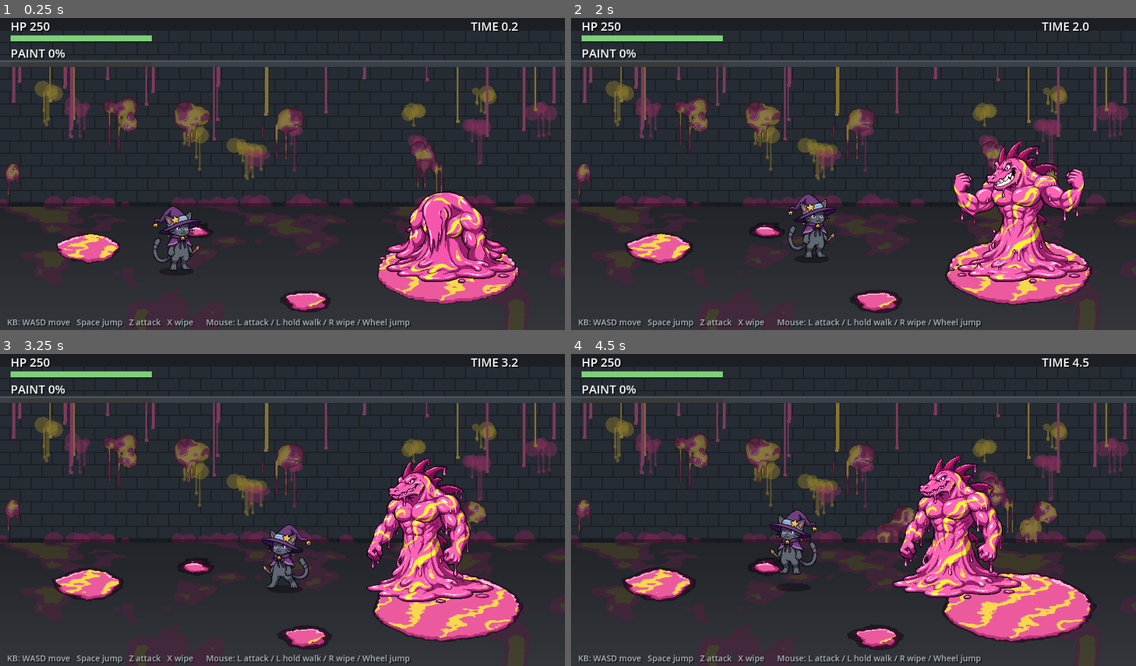
Above: before the commit, frames 1-4 (two rows, left to right).
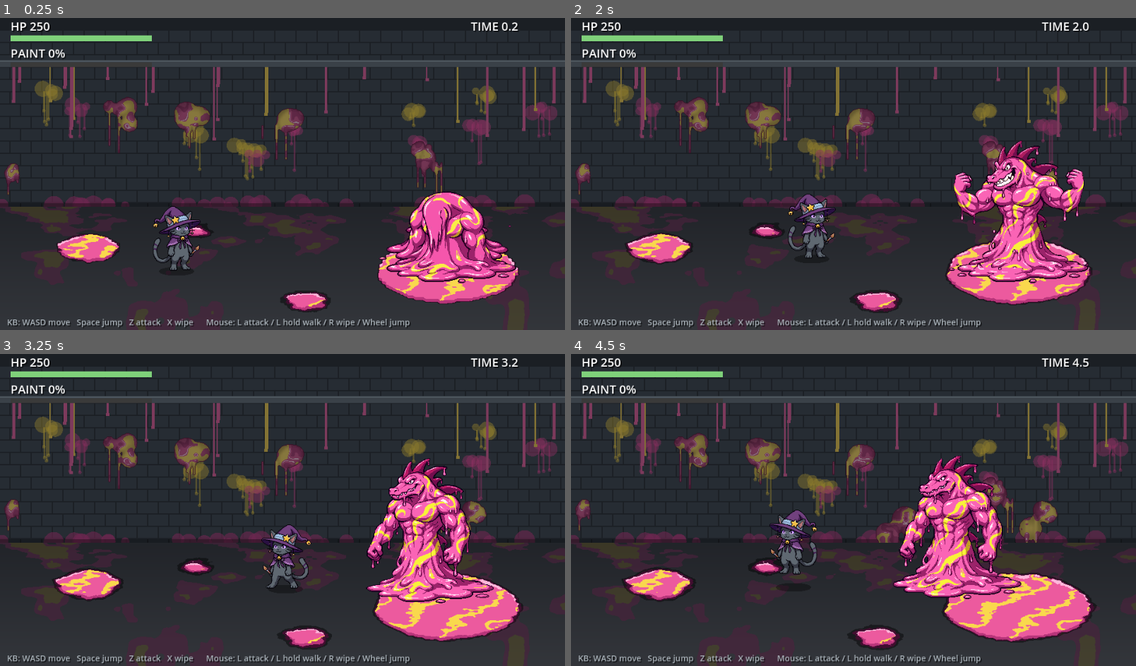
Above: after the commit, the same moments.

Repository: Dekaimo/sewer_proto
Game: Godot game, scene res://main.tscn
The game is run twice, just before and just after one commit, with the same random seed, the same clock (stepped at 60 frames per second) and the same inputs.
Inputs (mouse positions are in pixels of both pictures, inside the frame that each line leads up to):
- Up to frame 1 (0.25 s): no input
- Up to frame 2 (2 s): move the mouse to (977, 155) at 0.52 s; hold Right (right) 0.53-1.25 s; tap Z (attack) at 0.6 s; click (977, 155) at 0.67 s; tap Space (jump) at 0.77 s; drag from (740, 186) to (825, 236) at 1.27 s
- Up to frame 3 (3.25 s): move the mouse to (339, 438) at 2.02 s; hold Right (right) 2.03-2.75 s; tap J at 2.1 s; drag from (254, 572) to (113, 460) at 2.77 s
- Up to frame 4 (4.5 s): move the mouse to (1023, 553) at 3.52 s; hold Left (left) 3.53-4.25 s; tap Z (attack) at 3.6 s; tap Space (jump) at 3.77 s; drag from (684, 460) to (768, 428) at 4.27 s

The runs differ from the first frame. In frame 1, less than 0.1% of the frame differs, in the area x 10-92%, y 30-94%; in frame 2, less than 0.1%; in frame 3, less than 0.1%; in frame 4, less than 0.1%, in the area x 1-92%, y 30-94%.

Commit message:
8-bit goop textures (mobile), heavier splatter on grabs, no inset for wani drag, irregular struggle mound, oozing emergence before finishers
Co-Authored-By: Claude Opus 5.5 <noreply@anthropic.com>
Claude-Session: https://claude.ai/code/session_016eaBthCvKzWp812yLXmusx

Diff:
--- a/enemy.gd
+++ b/enemy.gd
@@ -41,6 +41,7 @@
 var front: Node2D        # 床の盛り上がりを手前に描く
 var mound: Sprite2D
 var mound_frames: Array[Texture2D] = []
+var mound_player = GooMound.Player.new()
 var anim_t := 0.0
 var sprite: Sprite2D
 var emerge_frames: Array[Texture2D] = []
@@ -104,8 +105,10 @@
 		# 盛り上がったドロドロ（沈みはじめは小さめにせり上がる）
 		if mound_frames.size() == 8 and (state == "under" or under_t > 0.75):
 			mound.visible = true
-			mound.texture = mound_frames[int(under_t * 11.0) % 8]
-			mound.flip_h = facing > 0
+			var mp: Array = mound_player.step(delta, 0.7)
+			mound.texture = mound_frames[mp[0]]
+			mound.position = mp[1]
+			mound.flip_h = mp[2]
 		return
 
 	if state == "emerge":
@@ -278,6 +281,11 @@
 				t = 0.9
 		"hold":
 			_update_hold_sprite(delta, p)
+			# 締め付けている間も、まわりにペンキがボタボタ広がっていく
+			if fmod(hold_t, 0.5) < delta:
+				main.add_goop(position + Vector2(randf_range(-90, 90), randf_range(-25, 25)), randf_range(50, 100), 0.35)
+				if randf() < 0.5:
+					main.splat_wall(Vector2(position.x + randf_range(-160, 160), main.FLOOR_TOP - randf_range(10, 150)), randf_range(25, 45))
 			# しばらく抱えたら、そのまま床のドロドロの中へ引きずり込む
 			if hold_t > pull_at and slide_v == 0.0 and p.state == "grabbed":
 				state = "pulldown"
@@ -460,7 +468,7 @@
 			sprite.visible = false
 			state = "under"
 			under_t = 0.0
-			view_mode = "inside" if randf() < 0.5 else "splat"
+			view_mode = "splat"   # 小窓（胃袋の中）はサメ専用。ワニの地中は床の噴き上がりで見せる
 			p.get_swallowed(self, false)
 		return
 	# 地中：主人公を抱えたまま床の下を這い回る
@@ -504,9 +512,11 @@
 	for i in 7:
 		p.add_dirt(p.random_body_point(), 3)
 	p.damage(6.0)
-	for i in 3:
-		main.splat_wall(Vector2(p.position.x + randf_range(-120.0, 120.0), p.position.y - randf_range(50.0, 220.0)), randf_range(30.0, 55.0))
-	main.add_goop(p.position, 160.0, 0.4)
+	for i in 6:
+		main.splat_wall(Vector2(p.position.x + randf_range(-220.0, 220.0), p.position.y - randf_range(50.0, 260.0)), randf_range(35.0, 70.0))
+	main.add_goop(p.position, 260.0, 0.6)
+	for i in 4:
+		main.add_goop(p.position + Vector2(randf_range(-200, 200), randf_range(-40, 40)), randf_range(40, 90), 0.5)
 	main.sfx.play("assist")
 
 
--- a/finisher.gd
+++ b/finisher.gd
@@ -12,7 +12,7 @@
 	"hug": {"title": "SUNK IN THE PUDDLE", "sub": "hugged down into the paint", "frames": "wani_swallow", "n": 9, "fps": 7.0, "feet": 253},
 	"shark": {"title": "BURPED OUT", "sub": "only the hat came back", "frames": "fin_shark", "n": 9, "fps": 6.0, "feet": 226},
 	"wani": {"title": "SHOWN OFF", "sub": "held up like a trophy", "frames": "fin_wani", "n": 9, "fps": 6.0, "feet": 232},
-	"duo": {"title": "HIGH FIVE", "sub": "teamwork makes the dream work", "frames": "fin_duo", "n": 9, "fps": 6.0, "feet": 232},
+	"duo": {"title": "HIGH FIVE", "sub": "teamwork makes the dream work", "frames": "fin_duo2", "n": 9, "fps": 6.0, "feet": 232},
 }
 const ORDER := ["hug", "shark", "wani", "duo"]
 const GALLERY := "user://gallery.cfg"
@@ -23,6 +23,9 @@
 var pre := 0.0          # 本編の前の「地中でとどめ」の時間（duo）
 var frames: Array[Texture2D] = []
 var sprite: Sprite2D
+var strands: Node2D       # 床から体へ伸びる糸（手前に描く）
+var rise := 0.0           # 床からゆっくり出てくる時間
+var rise_k := 1.0         # 0=まだ床の中 1=全身が出た
 var done := false
 var is_new := false
 
@@ -39,6 +42,10 @@
 	if frames.is_empty() and ResourceLoader.exists("res://assets/%s_key.png" % info.frames):
 		frames.append(load("res://assets/%s_key.png" % info.frames))
 	pre = 2.4 if kind == "duo" else 0.0
+	# サメとワニは、最初のコマのまま床から「ネバァ…」と糸を引きながらゆっくり出てくる
+	rise = 1.6 if kind == "shark" or kind == "wani" else 0.0
+	if kind == "duo" and not ResourceLoader.exists("res://assets/fin_duo2_0.png"):
+		rise = 1.6
 	is_new = _record()
 
 
@@ -47,6 +54,9 @@
 	sprite.centered = false
 	sprite.visible = false
 	add_child(sprite)
+	strands = Node2D.new()
+	strands.draw.connect(_draw_strands)
+	add_child(strands)
 	z_index = 3000
 
 
@@ -67,6 +77,28 @@
 		done = true
 		return
 	var info: Dictionary = INFO[kind]
+	strands.queue_redraw()
+	if tt < rise:
+		# 床から少しずつせり上がる（絵の上から見えている分だけ切り出す）
+		rise_k = ease(tt / rise, 0.6)
+		var full: float = info.feet
+		var vh: float = maxf(full * rise_k, 1.0)
+		sprite.visible = true
+		sprite.texture = frames[0]
+		sprite.region_enabled = true
+		sprite.region_rect = Rect2(0, 0, frames[0].get_width(), vh)
+		sprite.offset = Vector2(-frames[0].get_width() / 2.0, -vh)
+		sprite.position = Vector2(sin(tt * 9.0) * 1.5, 0).round()
+		if tt < delta * 1.5:
+			main.zoom_moment(position + Vector2(0, -120), rise + frames.size() / float(info.fps) + 0.8)
+			main.sfx.play("gurgle", 0.0)
+		if fmod(tt, 0.4) < delta:
+			main.sfx.play_any(["gurgle", "grab_loop"], -2.0)
+		return
+	rise_k = 1.0
+	sprite.region_enabled = false
+	sprite.position = Vector2.ZERO
+	tt -= rise
 	var dur: float = frames.size() / float(info.fps)
 	var i := clampi(int(tt * info.fps), 0, frames.size() - 1)
 	sprite.visible = true
@@ -75,8 +107,47 @@
 	# 最後のコマで少し止めてから画面を出す
 	if tt > dur + 0.8:
 		done = true
-	if tt < 0.05:
+	if tt < 0.05 and rise == 0.0:
 		main.zoom_moment(position + Vector2(0, -120), dur + 0.8)
+
+
+## 出てくる途中：床と体のあいだに、太い糸が何本も引っ張られて伸びる（伸びきると細くなってちぎれる）
+func _draw_strands() -> void:
+	if not sprite.visible or kind == "hug":
+		return
+	var tt := t - pre
+	var k := rise_k if tt < rise else clampf(1.0 - (tt - rise) / 0.7, 0.0, 1.0)
+	if k <= 0.0:
+		return
+	var dark := Color("5a1240")
+	var pink := Color("ec5a9e")
+	var light := Color("f489bd")
+	# 足元の水たまりの縁
+	draw_set_transform(Vector2(0, 2), 0.0, Vector2(1.0, 0.26))
+	draw_circle(Vector2.ZERO, 110.0, dark)
+	draw_circle(Vector2.ZERO, 104.0, pink)
+	draw_set_transform(Vector2.ZERO, 0.0, Vector2.ONE)
+	var info: Dictionary = INFO[kind]
+	var top: float = -minf(info.feet * rise_k, 120.0)   # 糸がくっついている高さ
+	for i in 7:
+		var x := (i - 3) * 26.0 + sin(i * 1.7) * 8.0
+		var h := top * (0.35 + 0.65 * fmod(i * 0.37, 1.0))
+		if tt >= rise and i % 2 == 0 and tt - rise > 0.25:
+			continue   # 出きったら半分の糸からちぎれていく
+		var thick := (6.0 + 3.0 * (i % 3)) * k
+		var n := 10
+		for j in n:
+			var a := float(j) / n
+			var b := float(j + 1) / n
+			# 真ん中ほど細い（引っ張られて伸びている）
+			var w := thick * (0.3 + 0.7 * absf(a - 0.5) * 2.0)
+			var sway := sin(t * 3.0 + i) * 4.0 * (1.0 - absf(a - 0.5) * 2.0)
+			var y0 := h * a
+			var y1 := h * b
+			draw_rect(Rect2(roundf(x + sway - w * 0.5) - 1, roundf(y1), roundf(w) + 2, roundf(y0 - y1) + 1), dark)
+			draw_rect(Rect2(roundf(x + sway - w * 0.5), roundf(y1), roundf(w), roundf(y0 - y1) + 1), light if j % 4 == 1 else pink)
+		draw_circle(Vector2(x, 0), thick * 0.9 + 2.0, dark)
+		draw_circle(Vector2(x, 0), thick * 0.9, pink)
 
 
 ## とどめの間の小窓の様子（belly_view が読む）
--- a/goo_mound.gd
+++ b/goo_mound.gd
@@ -76,3 +76,41 @@
 		if ResourceLoader.exists(path):
 			arr.append(load(path))
 	return arr
+
+
+## 盛り上がりの再生を不規則にする（暴れる→ぐったり→また暴れる、向きや位置もばらつく）
+class Player extends RefCounted:
+	var acc := 0.0
+	var mode_t := 0.0
+	var speed := 8.0
+	var dir := 1.0
+	var shake := 0.0
+	var flip := false
+	var drift := 0.0
+	var drift_to := 0.0
+	var t := 0.0
+
+	## 戻り値: [コマ番号, ずらし量 Vector2, 左右反転]
+	func step(delta: float, intensity: float) -> Array:
+		t += delta
+		mode_t -= delta
+		if mode_t <= 0.0:
+			if randf() < 0.45 + 0.4 * intensity:
+				# 暴れる：速く、揺れる、ときどき逆回し
+				mode_t = randf_range(0.25, 0.7)
+				speed = randf_range(14.0, 24.0) * (0.8 + intensity * 0.4)
+				shake = randf_range(2.0, 5.0) * (0.6 + intensity)
+				dir = -1.0 if randf() < 0.3 else 1.0
+			else:
+				# ぐったり／力をためる：ゆっくり、ほぼ止まる
+				mode_t = randf_range(0.4, 1.1)
+				speed = randf_range(2.0, 6.0)
+				shake = 0.0
+			if randf() < 0.35:
+				flip = not flip
+			drift_to = randf_range(-14.0, 14.0)
+		drift = move_toward(drift, drift_to, 30.0 * delta)
+		acc += speed * dir * delta
+		var idx := posmod(int(acc), 8)
+		var off := Vector2(drift + sin(t * 41.0) * shake, -absf(sin(t * 23.0)) * shake * 0.6)
+		return [idx, off.round(), flip]
--- a/main.gd
+++ b/main.gd
@@ -120,7 +120,11 @@
 	_update_mess(delta)
 	if goop_dirty:
 		goop_dirty = false
-		goop_img.set_data(goop_w, goop_h, false, Image.FORMAT_RF, goop.to_byte_array())
+		var bytes := PackedByteArray()
+		bytes.resize(goop.size())
+		for i in goop.size():
+			bytes[i] = int(clampf(goop[i], 0.0, 1.0) * 255.0)
+		goop_img.set_data(goop_w, goop_h, false, Image.FORMAT_R8, bytes)
 		goop_tex.update(goop_img)
 
 
@@ -250,7 +254,8 @@
 	goop_w = int(VIEW_W / GOOP_CX)
 	goop_h = int((VIEW_H - FLOOR_TOP) / GOOP_CY)
 	goop.resize(goop_w * goop_h)
-	goop_img = Image.create(goop_w, goop_h, false, Image.FORMAT_RF)
+	# 8bit（スマホのブラウザでも線形補間できる形式）
+	goop_img = Image.create(goop_w, goop_h, false, Image.FORMAT_R8)
 	goop_tex = ImageTexture.create_from_image(goop_img)
 	# 最初からあちこちにドロドロがある
 	add_goop(Vector2(150, 400), 110.0, 0.8)
@@ -305,7 +310,7 @@
 
 # ---------- 壁のペンキと、全体の汚れの進行 ----------
 func _init_wall() -> void:
-	wall_img = Image.create(int(VIEW_W) / WALL_CELL, int(ceil(FLOOR_TOP / WALL_CELL)), false, Image.FORMAT_RF)
+	wall_img = Image.create(int(VIEW_W) / WALL_CELL, int(ceil(FLOOR_TOP / WALL_CELL)), false, Image.FORMAT_R8)
 	wall_tex = ImageTexture.create_from_image(wall_img)
 	# 最初から少し汚れている
 	for i in 6:
--- a/shark.gd
+++ b/shark.gd
@@ -32,6 +32,7 @@
 var gurgle_t := 0.0
 var mound: Sprite2D
 var mound_frames: Array[Texture2D] = []
+var mound_player = GooMound.Player.new()
 var wander := 0.0
 var sprite: Sprite2D
 var tex_base: Texture2D
@@ -118,8 +119,10 @@
 	# 引き回し中：床のドロドロが大きく盛り上がって蠢く（中に獲物）
 	mound.visible = state == "drag" and mound_frames.size() == 8
 	if mound.visible:
-		mound.texture = mound_frames[int(t * (14.0 if caught_wani != null else 10.0)) % 8]
-		mound.flip_h = facing > 0
+		var mp: Array = mound_player.step(get_process_delta_time(), 1.0 if caught_wani != null else 0.5)
+		mound.texture = mound_frames[mp[0]]
+		mound.position = mp[1]
+		mound.flip_h = mp[2]
 		sprite.visible = false
 		collar.visible = false
 	else:
@@ -171,8 +174,10 @@
 	var end := (2.45 if gulped_solo else (1.9 if gulped_combo else 1.25)) if b2 else (0.95 if anims.has("breach") else 0.7)
 	if t >= bite and not has_meta("gulped"):
 		set_meta("gulped", true)
-		main.add_goop(position, 140.0, 0.5)
-		main.splat_wall(Vector2(position.x, main.FLOOR_TOP - 60.0), 50.0)
+		main.add_goop(position, 220.0, 0.7)
+		for i in 5:
+			main.splat_wall(Vector2(position.x + randf_range(-220.0, 220.0), main.FLOOR_TOP - randf_range(10.0, 220.0)), randf_range(35.0, 70.0))
+			main.add_goop(position + Vector2(randf_range(-220, 220), randf_range(-40, 40)), randf_range(40, 100), 0.5)
 		_try_swallow(p, 48.0, B2_MOUTH if b2 else (0.0 if anims.has("breach") else MOUTH_X))
 		gulped_solo = caught_player and caught_wani == null and anims.has("gulp")
 		gulped_combo = caught_player and caught_wani != null
